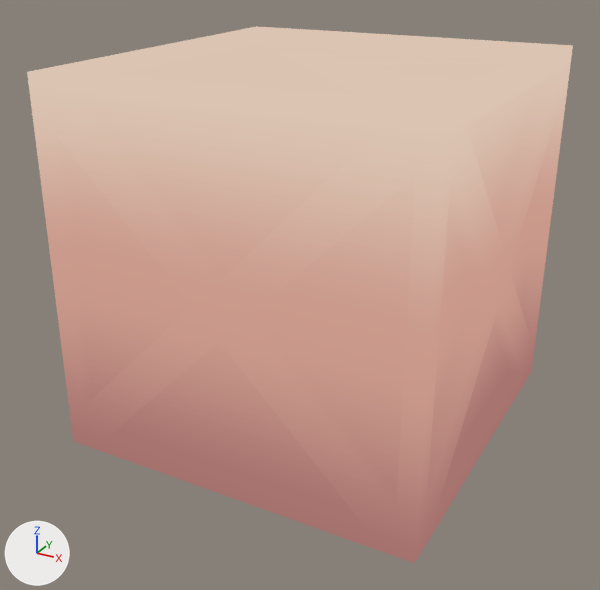
Before and after pictures for a commit that changed the glTF model assets/3D/small things/destructables/Kiste1x1.glb.
Rendered twice from a 50 mm lens placed at (0.489, -0.947, 0.645), pointed at (-0.012, -0.037, 0.19). Every picture has the same lights, and +X, +Y and +Z are marked at lower left.
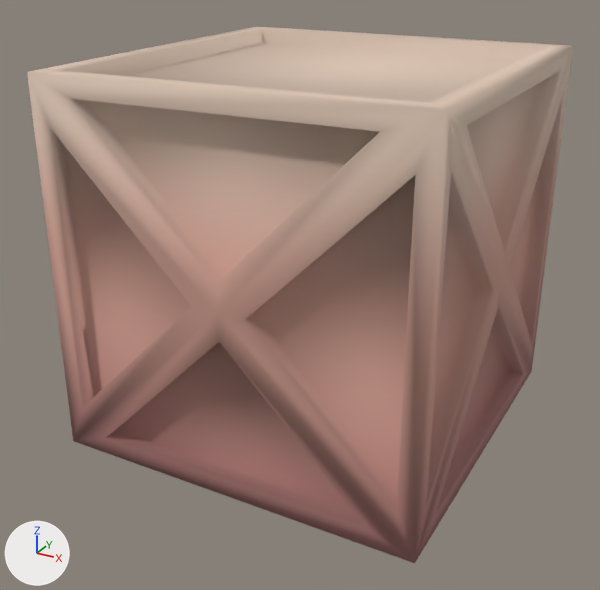
Location of each change, [x1, y1, x2, y2] in pixels of the pictures (600 x 590 px):
'Plane.061', recoloured
    both: [27, 26, 573, 563]

Edits to the bpy script that builds the scene:
```text
Change mat_auto:
    remove # nodes: BsdfTransparent, Emission, LightPath, MixShader, OutputMaterial, TexImage
    nodes: BsdfPrincipled, OutputMaterial, TexImage
```
